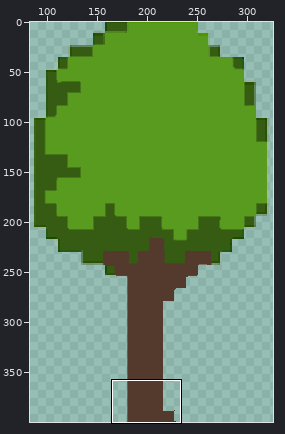
Sprite sheet: GGJ19/Assets/Sprites/House/tree.png. Above: a wide view before the commit, with the close-up outlined.
Close-up. As it was:
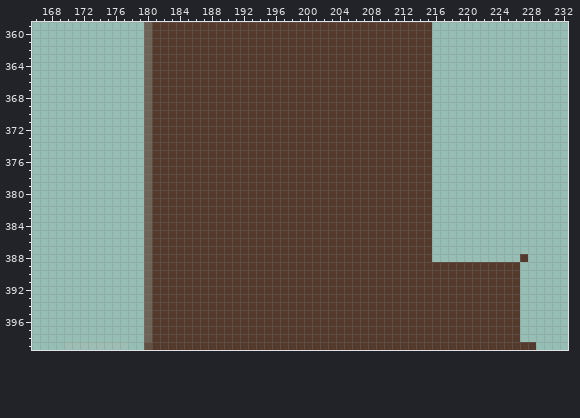
The file is 400x400 pixels. Pixels under 10% opacity are left out. Colours within 5 levels of each other are drawn and written as one. Shown: x 166..232, y 359..399. The wide view leaves out empty margins.
Once edited:
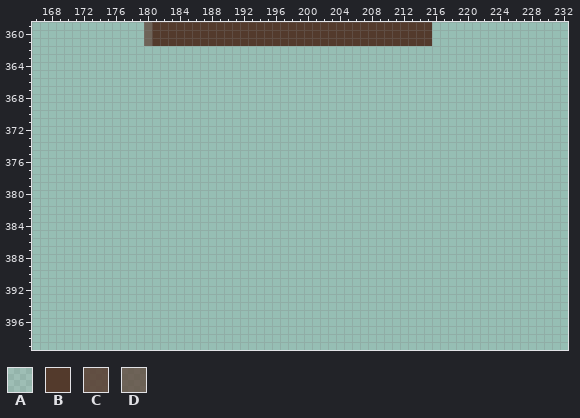
Palette (. is transparent): A #cabfbc26  B #533a2c  C #5b4033df  D #62483cc4
The exact change:
y 362..387: x 180..215 DBBBBBBBBBBBBBBBBBBBBBBBBBBBBBBBBBBB -> ....................................
y 388: x 180..215 DBBBBBBBBBBBBBBBBBBBBBBBBBBBBBBBBBBB -> ....................................; x 227 B -> .
y 389..398: x 180..226 DBBBBBBBBBBBBBBBBBBBBBBBBBBBBBBBBBBBBBBBBBBBBBB -> ...............................................
y 399: x 170..177 AAAAAAAA -> ........; x 180..228 CBBBBBBBBBBBBBBBBBBBBBBBBBBBBBBBBBBBBBBBBBBBBBBBB -> .................................................
